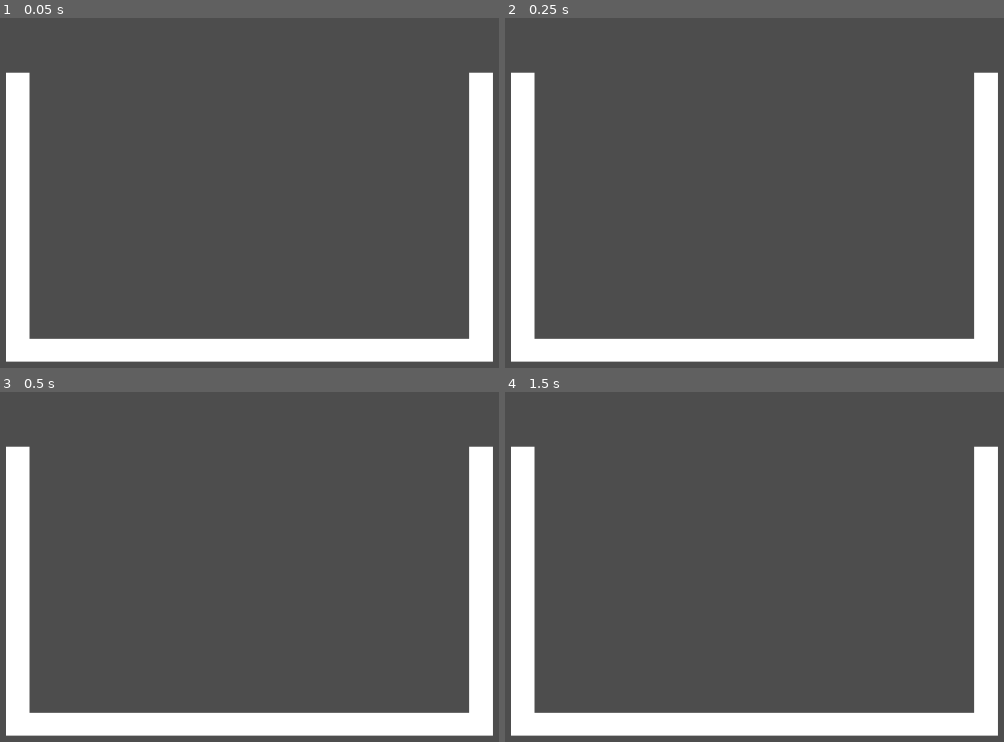
Above: before the commit, frames 1-4 (two rows, left to right).
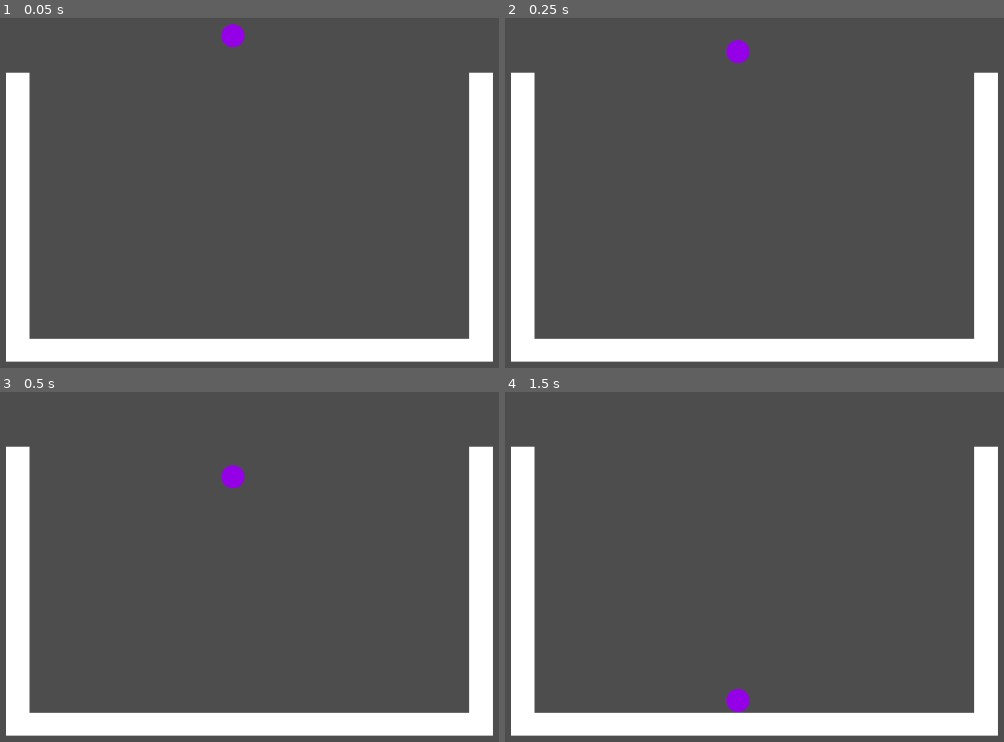
Above: after the commit, the same moments.

Repository: Javachup/godot-prototypes
Game: Godot game, scene res://Scenes/root.tscn
Same seed, same stepped clock (60 frames per second), same inputs: the game is played once before the commit and once after it.
Inputs:
- Up to frame 1 (0.05 s): no input
- Up to frame 2 (0.25 s): no input
- Up to frame 3 (0.5 s): no input
- Up to frame 4 (1.5 s): no input

The runs differ from the first frame. In frame 1, 0.3% of the frame differs, in the area x 44-50%, y 1-9%; in frame 2, 0.3%; in frame 3, 0.3%; in frame 4, 0.3%.

Commit message:
adds fruit that falls

Diff:
--- /dev/null
+++ b/Suika/Objects/Fruit/fruit.gd
@@ -0,0 +1,6 @@
+class_name Fruit
+extends Resource
+
+@export var name := "no name"
+@export var color := Color.WHITE
+@export var radius := 100.0
--- /dev/null
+++ b/Suika/Objects/Fruit/fruit_obj.gd
@@ -0,0 +1,17 @@
+extends Node2D
+
+@export_category("External Refs")
+@export var fruit : Fruit
+
+@export_group("Internal Refs")
+@export var sprite : Sprite2D
+
+# Called when the node enters the scene tree for the first time.
+func _ready():
+	sprite.modulate = fruit.color
+	set_scale_children(fruit.radius * 0.01)
+
+func set_scale_children(new_scale : float):
+	for child in get_children():
+		if child is Node2D:
+			(child as Node2D).scale = Vector2(new_scale, new_scale)
--- /dev/null
+++ b/Suika/Objects/Fruit/fruit_obj.tscn
@@ -0,0 +1,26 @@
+[gd_scene load_steps=6 format=3 uid="uid://pxq35cuej5oh"]
+
+[ext_resource type="Script" path="res://Objects/Fruit/fruit_obj.gd" id="1_u8dx8"]
+[ext_resource type="Resource" uid="uid://d302d0umqw3hq" path="res://Resources/Fruit/blueberry.tres" id="2_sylgm"]
+[ext_resource type="Texture2D" uid="uid://dcwokobe4oa2r" path="res://Art/Circle.png" id="2_xrqp1"]
+
+[sub_resource type="PhysicsMaterial" id="PhysicsMaterial_2kxi5"]
+bounce = 0.2
+
+[sub_resource type="CircleShape2D" id="CircleShape2D_y4mjb"]
+radius = 100.0
+
+[node name="Fruit" type="RigidBody2D" node_paths=PackedStringArray("sprite")]
+physics_material_override = SubResource("PhysicsMaterial_2kxi5")
+script = ExtResource("1_u8dx8")
+fruit = ExtResource("2_sylgm")
+sprite = NodePath("Art/Sprite2D")
+
+[node name="CollisionShape2D" type="CollisionShape2D" parent="."]
+shape = SubResource("CircleShape2D_y4mjb")
+
+[node name="Art" type="Node2D" parent="."]
+
+[node name="Sprite2D" type="Sprite2D" parent="Art"]
+scale = Vector2(0.78, 0.78)
+texture = ExtResource("2_xrqp1")
--- /dev/null
+++ b/Suika/Resources/Fruit/blueberry.tres
@@ -0,0 +1,9 @@
+[gd_resource type="Resource" script_class="Fruit" load_steps=2 format=3 uid="uid://d302d0umqw3hq"]
+
+[ext_resource type="Script" path="res://Objects/Fruit/fruit.gd" id="1_bswhx"]
+
+[resource]
+script = ExtResource("1_bswhx")
+name = "Blueberry"
+color = Color(0.579861, 0.00336492, 0.902852, 1)
+radius = 20.0
--- a/Suika/Scenes/root.tscn
+++ b/Suika/Scenes/root.tscn
@@ -1,4 +1,12 @@
-[gd_scene format=3 uid="uid://ce2i4wem4pd0y"]
+[gd_scene load_steps=4 format=3 uid="uid://ce2i4wem4pd0y"]
+
+[ext_resource type="PackedScene" uid="uid://pxq35cuej5oh" path="res://Objects/Fruit/fruit_obj.tscn" id="1_iqcpl"]
+
+[sub_resource type="RectangleShape2D" id="RectangleShape2D_vodqx"]
+size = Vector2(40, 500)
+
+[sub_resource type="RectangleShape2D" id="RectangleShape2D_n1gem"]
+size = Vector2(840, 40)
 
 [node name="Root" type="Node"]
 
@@ -10,14 +18,35 @@
 [node name="Bucket" type="Node2D" parent="World"]
 position = Vector2(4, 39)
 
-[node name="Wall" type="Polygon2D" parent="World/Bucket"]
+[node name="Wall" type="StaticBody2D" parent="World/Bucket"]
+
+[node name="Polygon2D" type="Polygon2D" parent="World/Bucket/Wall"]
 position = Vector2(-400, -200)
 polygon = PackedVector2Array(0, 0, 40, 0, 40, 500, 0, 500)
 
-[node name="Wall2" type="Polygon2D" parent="World/Bucket"]
+[node name="CollisionShape2D" type="CollisionShape2D" parent="World/Bucket/Wall"]
+position = Vector2(-380, 50)
+shape = SubResource("RectangleShape2D_vodqx")
+
+[node name="Wall2" type="StaticBody2D" parent="World/Bucket"]
+
+[node name="Polygon2D" type="Polygon2D" parent="World/Bucket/Wall2"]
 position = Vector2(400, -200)
 polygon = PackedVector2Array(0, 0, 40, 0, 40, 500, 0, 500)
 
-[node name="Wall3" type="Polygon2D" parent="World/Bucket"]
+[node name="CollisionShape2D" type="CollisionShape2D" parent="World/Bucket/Wall2"]
+position = Vector2(420, 50)
+shape = SubResource("RectangleShape2D_vodqx")
+
+[node name="Wall3" type="StaticBody2D" parent="World/Bucket"]
+
+[node name="Polygon2D" type="Polygon2D" parent="World/Bucket/Wall3"]
 position = Vector2(-400, 260)
 polygon = PackedVector2Array(0, 0, 840, 0, 840, 40, 0, 40)
+
+[node name="CollisionShape2D" type="CollisionShape2D" parent="World/Bucket/Wall3"]
+position = Vector2(20, 280)
+shape = SubResource("RectangleShape2D_n1gem")
+
+[node name="Fruit" parent="." instance=ExtResource("1_iqcpl")]
+position = Vector2(-4, -225)
Binary file added: Suika/Art/Circle.png
Not shown, added: Suika/Art/Circle.png.import
